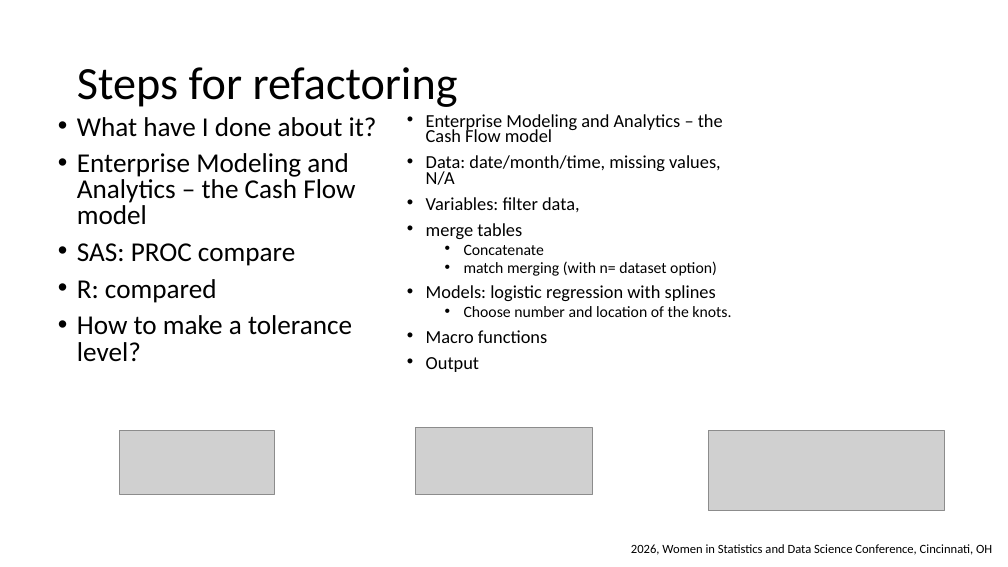
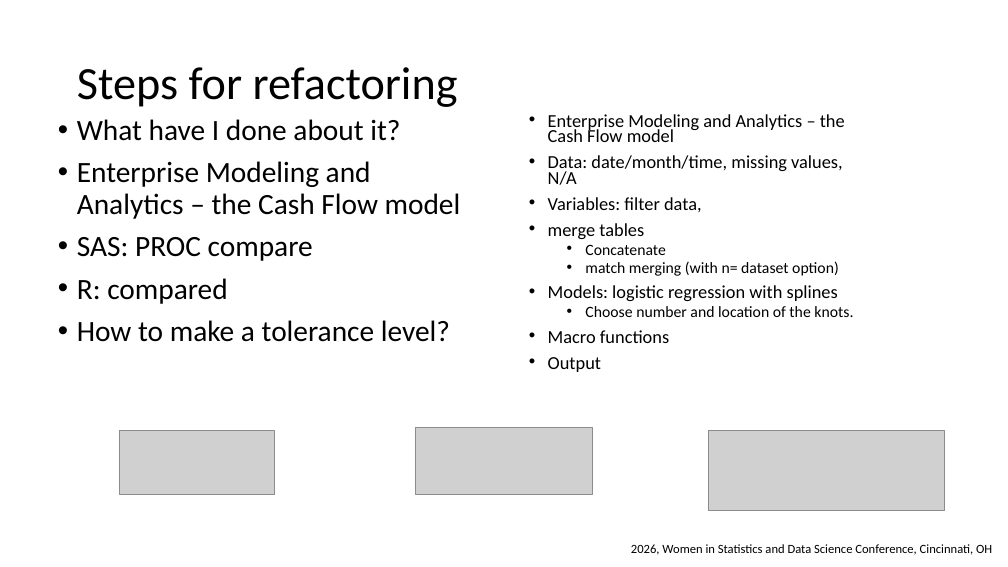
Before and after one commit to wx2123/WSDS-2026-OH, a slide deck: slide 11 of 2026 WSDS - Wujian Xue.pptx (slide 9 before the commit). Drawn at 1008x567 pixels with LibreOffice and Linux fonts; fonts in the diff are those of the drawing; grey boxes stand for pictures. Boxes give left, top, right and bottom in pixels: in the first picture for what was removed or moved away, otherwise in the second. Text is boxed around its words. In the diff, an @@ line names an element or a change of style, - is before the commit and + after.

```diff
--- a/2026 WSDS - Wujian Xue.pptx
+++ b/2026 WSDS - Wujian Xue.pptx
@@ text "What have I done about ..." at box(77, 119, 461, 342): size 25.9 to 28 pt; line spacing 0.8 to 0.9 @@
@@ text "Enterprise Modeling and Analytics – ...": place and size @@
-text "Enterprise Modeling and Analytics – ..." at box(426, 114, 731, 372)
+text "Enterprise Modeling and Analytics – ..." at box(548, 114, 853, 372)
```
Also in this commit, not shown: 3 other slides changed, 2 slides added, 1 other file.
